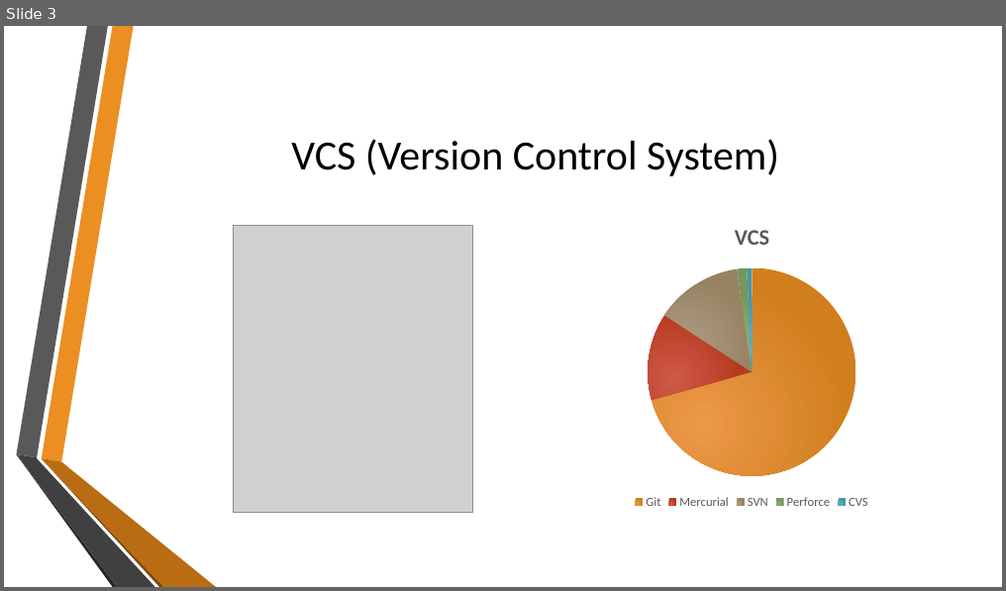
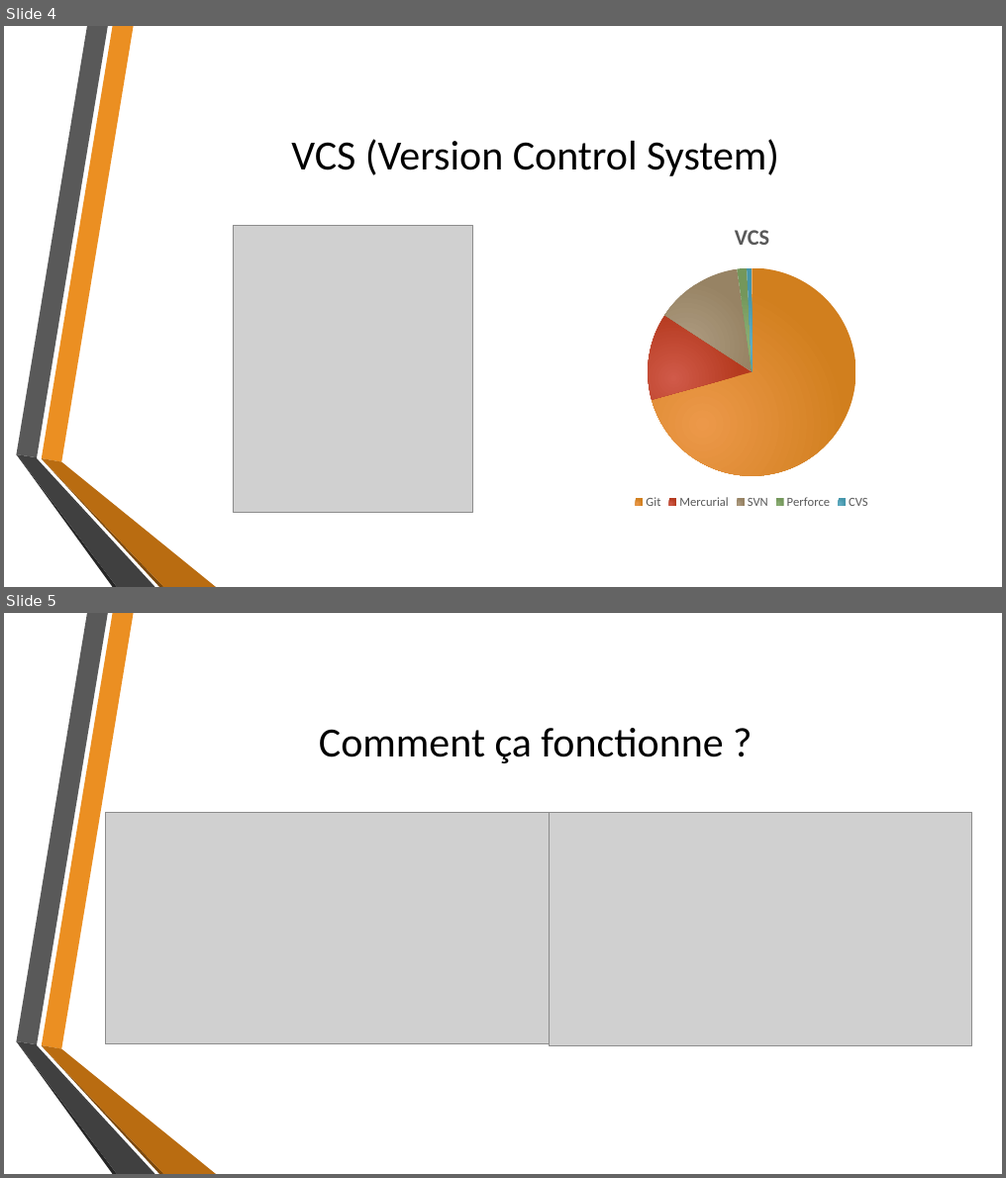
Before and after one commit to MatRenaud/Tptravailinfo, a slide deck: GitPresentation.pptx. Shown one above the other, each under a label of ours: slide 3 before the commit, slides 4 and 5 after it. The pictures are 1006x591 and 1006x1178 pixels, drawn with LibreOffice and Linux fonts; fonts in the diff are those of the drawing; grey boxes stand for pictures; background and template pictures are left out. Boxes give left, top, right and bottom in pixels: in the first picture for what was removed or moved away, otherwise in the second. Text is boxed around its words. In the diff, an @@ line names an element or a change of style, - is before the commit and + after.

```diff
--- a/GitPresentation.pptx
+++ b/GitPresentation.pptx
@@ slide 5 added at (4,613,1002,1174), background picture (left out); not listed: 6 template elements that a slide beside it also shows @@
@@ title added at (319,728,723,763), 40 pt, text #000000 @@
+Comment ça fonctionne ?
@@ picture added at (105,813,549,1045) @@
@@ picture added at (549,813,972,1046) @@
@@ what was slide 3 is now slide 4 @@
```
Also in this commit, not shown: 2 slides changed, 12 other slides added, 3 other files.
